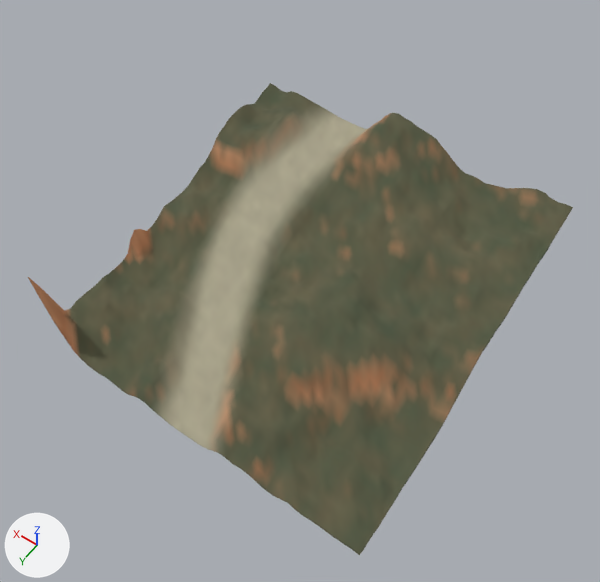
Two versions of the glTF model public/desert-canyon/vista/terrain-039.glb, one commit apart.
Rendered twice from a camera (50 mm lens) standing at (-309.0, 447.0, 742.0) and looking at (-23.0, 48.0, 114.0). Lighting does not change. The marker at lower left points along +X, +Y and +Z. The older version comes first. Vertices at exactly the same position are counted once.

In view in the first picture: 'terrain-039'.
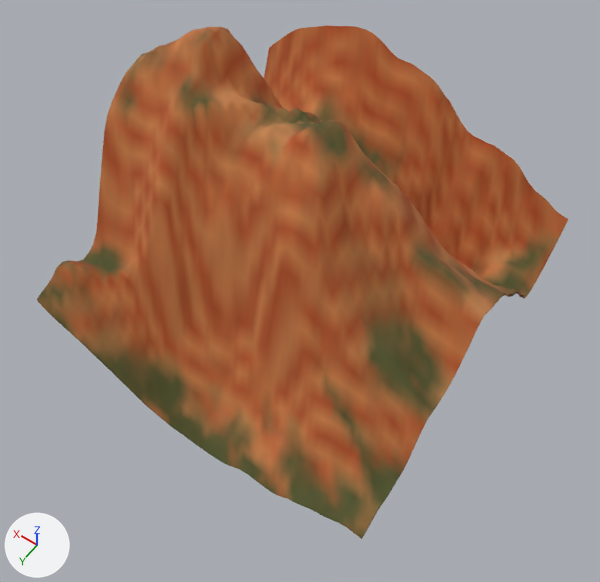
What the commit changed:
me_mesh_0 is used by ob_terrain_039; location (0.0, 0.0, 0.0).
me_mesh_0 had 2777 vertices, 5760 faces and spanned x -192.0..192.0, y -192.0..192.0, z 0.0..148.0.
me_mesh_0 now has 2777 vertices, 5760 faces and spans x -192.0..192.0, y -192.0..192.0, z 0.0..311.0.
me_mesh_0 part 1: 2770 of 2777 vertices moved; they spanned x -192.0..192.0, y -192.0..192.0, z 0.0..148.0 and now span x -192.0..192.0, y -192.0..192.0, z 0.0..311.0; mean shift (0.0, 0.0, 80.0); largest move (128.0, -8.0, 59.0) -> (128.0, -8.0, 309.0).
me_mesh_0 part 2: 2203 faces centred in x -192.0..192.0, y -192.0..181.0, z 15.0..146.0 are repainted in the vertex colours; the middle colour goes from dark yellow #595941 to orange #bd6c3a.
me_mesh_0 part 3: 1355 faces centred in x -192.0..192.0, y -192.0..192.0, z 2.0..132.0 are repainted in the vertex colours; the middle colour goes from dark yellow #585942 to brown #82592e.
me_mesh_0 part 4: 1526 faces centred in x -192.0..192.0, y -192.0..179.0, z 16.0..142.0 are repainted in the vertex colours; the middle colour goes from brown #978669 to orange #bd6c3a.
me_mesh_0 part 5: 676 faces centred in x -192.0..192.0, y -192.0..192.0, z 7.0..131.0 are repainted in the vertex colours; the middle colour goes from brown #978769 to brown #835a2f.

Boxes (x1, y1, x2, y2) around the edits, measured in the pictures (600 x 582 px; the box of a moved part takes in the faces that stretch with it):
'terrain-039', reshaped, recoloured (9% taller): before (28, 83, 573, 555); after (37, 25, 568, 539)
part 1 of me_mesh_0, moved or reshaped: before (28, 83, 573, 555); after (37, 25, 568, 539)
part 2 of me_mesh_0, recoloured: before (84, 83, 573, 502); after (73, 27, 568, 483)
part 3 of me_mesh_0, recoloured: before (71, 99, 568, 555); after (57, 42, 557, 539)
part 4 of me_mesh_0, recoloured: before (100, 103, 539, 481); after (90, 25, 536, 476)
part 5 of me_mesh_0, recoloured: before (28, 119, 484, 509); after (37, 28, 499, 502)
